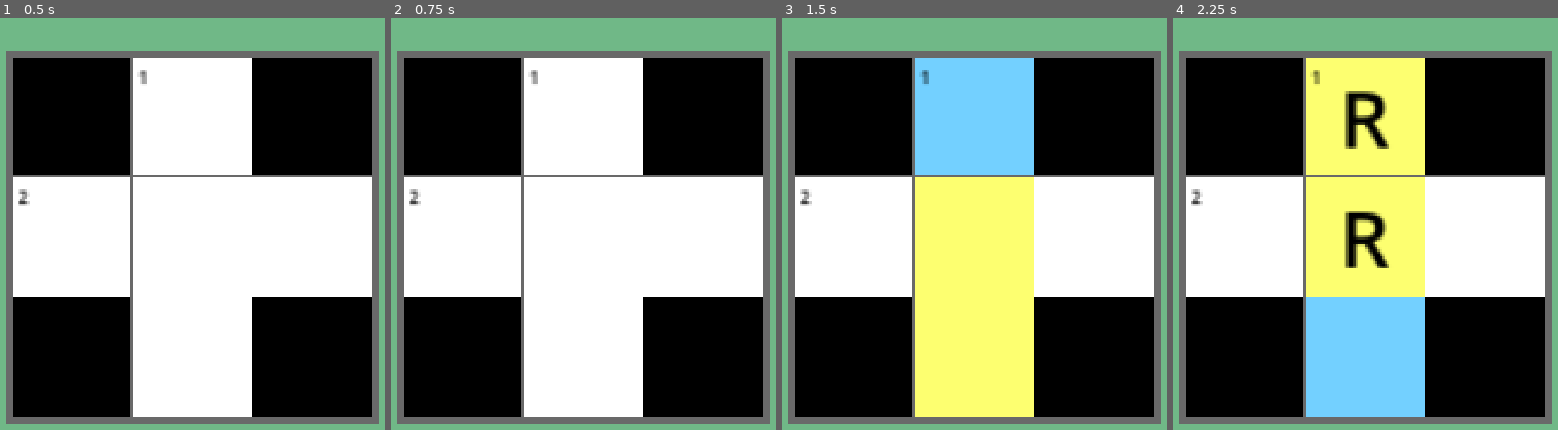
Above: before the commit, frames 1-4 (left to right).
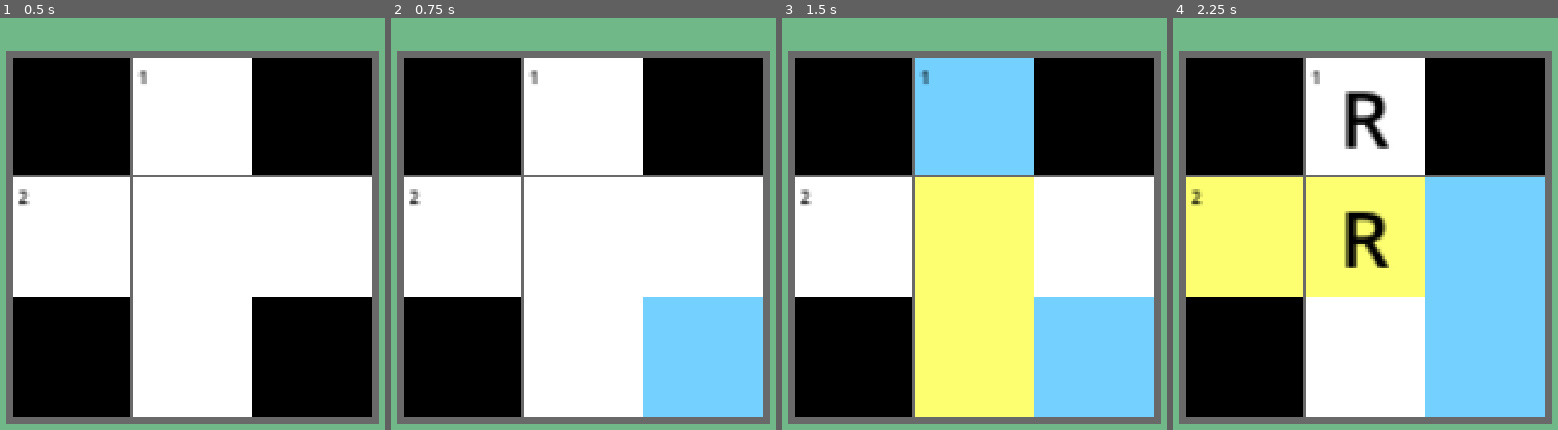
Above: after the commit, the same moments.

Repository: tagetjerngren/WordCrossing
Game: Godot game, scene res://level_1.tscn
Two runs of this game, one before a commit and one after it. Both use one fixed random seed, a clock stepped at 60 frames per second and the inputs below. The engine's default icon, where the game draws it, is replaced by a stand-in: a white triangle on a blue panel in a dark square.
Inputs (mouse positions are in pixels of both pictures, inside the frame that each line leads up to):
- Up to frame 1 (0.5 s): no input
- Up to frame 2 (0.75 s): tap Enter at 0.5 s; move the mouse to (464, 116) at 0.52 s; hold Right (ui_right) from 0.53 s (still down); tap R (RotateWordStartTile) at 0.6 s; click (464, 116) at 0.67 s
- Up to frame 3 (1.5 s): tap R (RotateWordStartTile) at 1.25, 1.35 s; move the mouse to (974, 116) at 1.27 s; release Right (ui_right) at 1.28 s; hold Down (ui_down) from 1.28 s (still down); click (974, 116) at 1.42 s
- Up to frame 4 (2.25 s): tap R (RotateWordStartTile) at 2, 2.1 s; move the mouse to (1484, 116) at 2.02 s; release Down (ui_down) at 2.03 s; hold Right (ui_right) from 2.03 s (still down); click (1484, 116) at 2.17 s

Frame 1 is identical in both runs. In frame 2, 9.1% of the frame differs, in the area x 65-97%, y 67-97%; in frame 3, 9.1%; in frame 4, 44%, in the area x 3-97%, y 9-97%.

Commit message:
Feat: Add keyboard movement

Diff:
--- a/Scripts/grid.gd
+++ b/Scripts/grid.gd
@@ -81,6 +81,47 @@
 			break
 		Tiles[i].SetState(State)
 
+func _process(delta: float) -> void:
+	if Input.is_action_just_pressed("ui_left"):
+		if CurrentHighlight != Constants.Highlight.RowActive:
+			SetColumnState(Constants.TileState.Inactive)
+			CurrentHighlight = Constants.Highlight.RowActive
+			SetActive(ActiveIndex)
+		else:
+			var x = ActiveIndex % GRID_WIDTH
+			if x > 0 and not Tiles[ActiveIndex - 1].GetBlocked():
+				ActiveIndex -= 1
+				SetActive(ActiveIndex)
+	if Input.is_action_just_pressed("ui_right"):
+		if CurrentHighlight != Constants.Highlight.RowActive:
+			SetColumnState(Constants.TileState.Inactive)
+			CurrentHighlight = Constants.Highlight.RowActive
+			SetActive(ActiveIndex)
+		else:
+			var x = ActiveIndex % GRID_WIDTH
+			if x < GRID_WIDTH and not Tiles[ActiveIndex + 1].GetBlocked():
+				ActiveIndex += 1
+				SetActive(ActiveIndex)
+	if Input.is_action_just_pressed("ui_up"):
+		if CurrentHighlight != Constants.Highlight.ColumnActive:
+			SetRowState(Constants.TileState.Inactive)
+			CurrentHighlight = Constants.Highlight.ColumnActive
+			SetActive(ActiveIndex)
+		else:
+			var y = ActiveIndex / GRID_WIDTH
+			if y > 0 and not Tiles[ActiveIndex - GRID_WIDTH].GetBlocked():
+				ActiveIndex -= GRID_WIDTH
+				SetActive(ActiveIndex)
+	if Input.is_action_just_pressed("ui_down"):
+		if CurrentHighlight != Constants.Highlight.ColumnActive:
+			SetRowState(Constants.TileState.Inactive)
+			CurrentHighlight = Constants.Highlight.ColumnActive
+			SetActive(ActiveIndex)
+		else:
+			var y = ActiveIndex / GRID_WIDTH
+			if y < GRID_HEIGHT - 1 and not Tiles[ActiveIndex + GRID_WIDTH].GetBlocked():
+				ActiveIndex += GRID_WIDTH
+				SetActive(ActiveIndex)
 
 func SetRowState(State):
 	var RowStart = ActiveIndex - (ActiveIndex % GRID_WIDTH) - 1
